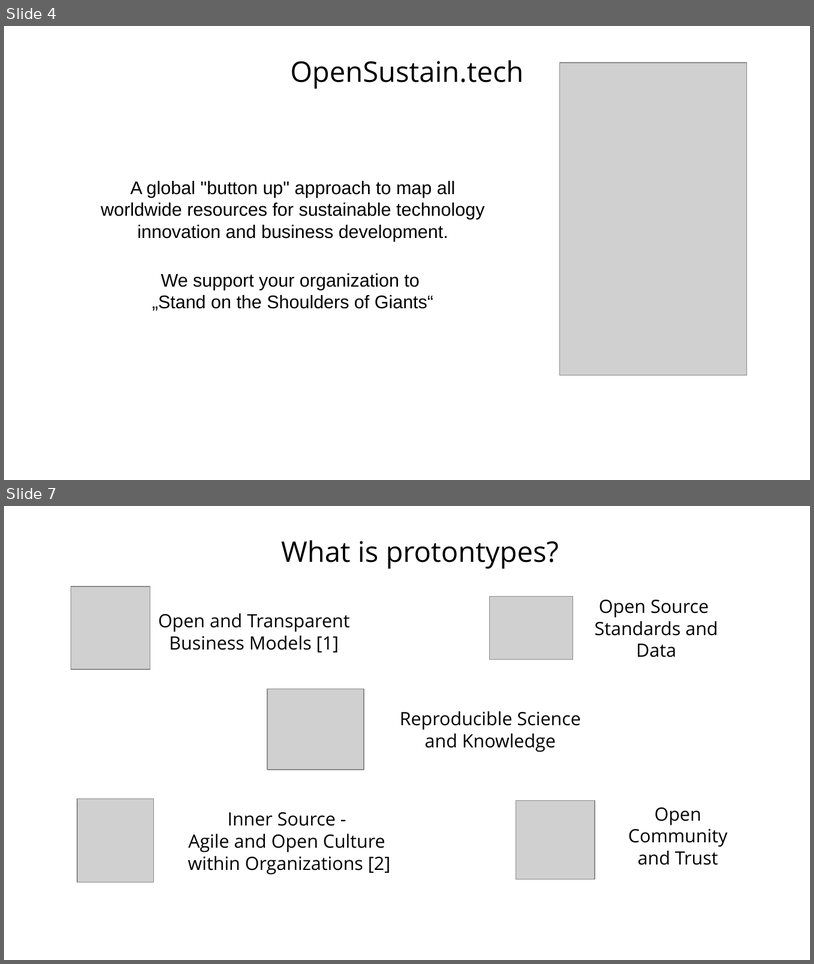
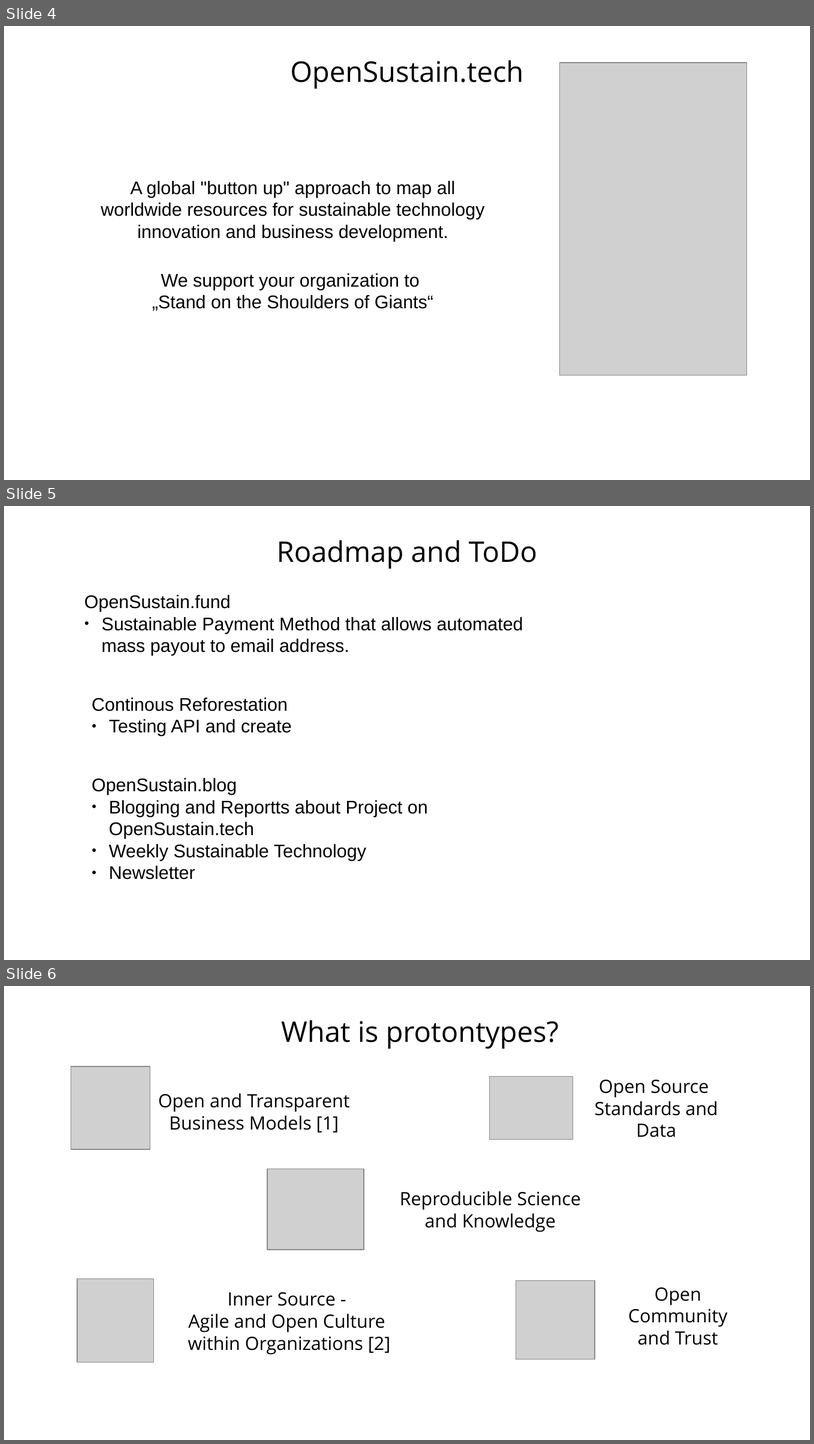
Before and after one commit to protontypes/documents, a slide deck: slides/protontypes_pitch_slides.odp. Shown one above the other, each under a label of ours: slides 4 and 7 before the commit, slides 4, 5 and 6 after it; the slides between them are not shown. The pictures are 814x964 and 814x1444 pixels, drawn with LibreOffice and Linux fonts; fonts in the diff are those of the drawing; grey boxes stand for pictures; background and template pictures are left out. Boxes give left, top, right and bottom in pixels: in the first picture for what was removed or moved away, otherwise in the second. Text is boxed around its words. In the diff, an @@ line names an element or a change of style, - is before the commit and + after.

```diff
--- a/slides/protontypes_pitch_slides.odp
+++ b/slides/protontypes_pitch_slides.odp
@@ slide 5 added at (x1=4, y1=506, x2=810, y2=960), background #FFFFFF @@
@@ title added at (x1=277, y1=540, x2=537, y2=569), 27.9 pt, text #000000 @@
+Roadmap and ToDo
@@ text added at (x1=84, y1=595, x2=524, y2=655), 18 pt, text #000000 @@
+OpenSustain.fund
+● Sustainable Payment Method that allows automated mass payout to email address.
@@ text added at (x1=92, y1=697, x2=292, y2=736), 18 pt, text #000000 @@
+Continous Reforestation
+● Testing API and create
@@ text added at (x1=92, y1=778, x2=428, y2=879), 18 pt, text #000000 @@
+OpenSustain.blog
+● Blogging and Reportts about Project on OpenSustain.tech
+● Weekly Sustainable Technology
+● Newsletter
@@ what was slide 7 is now slide 6 @@
```
Also in this commit, not shown: 1 slide changed, 2 slides removed, 2 other files.
